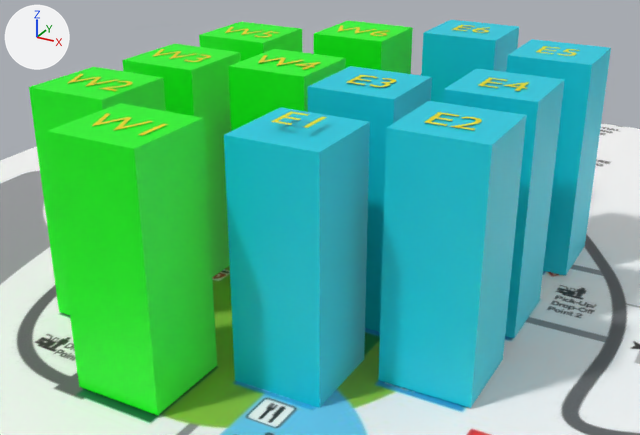
Renders of the glTF model public/models/campus.glb from each side of a commit.
One viewpoint serves both versions: a camera (50 mm lens) standing at (8.51, -18.31, 9.63) and looking at (-0.11, -2.63, 1.79). The axes (+X, +Y, +Z) are drawn at upper left. The lights are the same throughout. The picture after the commit comes second. Where no turn or scale is listed for an object, it has been applied to the vertices.

The older version as bpy lines, for what is in view:
```python
ob_cube_004 = bpy.data.objects.new('Cube.004', me_cube_005)
ob_cube_004.location = (-1.24, -7.32, 3.07)
ob_text = bpy.data.objects.new('Text', me_text)
ob_text.location = (-1.94, -7.71, 5.08)
ob_text_001 = bpy.data.objects.new('Text.001', me_text_001)
ob_text_001.location = (-4.38, -5.71, 5.03)
ob_text_002 = bpy.data.objects.new('Text.002', me_text_002)
ob_text_002.location = (-4.34, -3.12, 5.03)
ob_text_003 = bpy.data.objects.new('Text.003', me_text_003)
ob_text_003.location = (-4.35, -0.3, 5.02)
ob_text_004 = bpy.data.objects.new('Text.004', me_text_004)
ob_text_004.location = (-1.98, 1.17, 5.03)
ob_text_005 = bpy.data.objects.new('Text.005', me_text_005)
ob_text_005.location = (0.66, 2.59, 5.06)
ob_text_006 = bpy.data.objects.new('Text.006', me_text_006)
ob_text_006.location = (3.17, 1.25, 5.05)
ob_text_007 = bpy.data.objects.new('Text.007', me_text_007)
ob_text_007.location = (-1.96, -2.53, 5.04)
# also in view: 'Plane' at (0.0, 0.0, 0.0); 'Cube.009' at (1.13, -5.67, 2.4); 'Cube' at (-3.53, -2.74, 2.51); 'Cube.008' at (3.51, -1.68, 2.54); 'Cube.010' at (3.71, 1.61, 2.54)
```
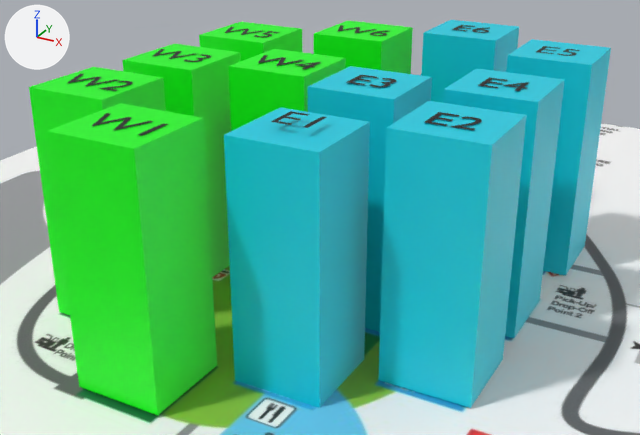
Pixel boxes (x1, y1, x2, y2) of what changed, in the pictures (640 x 435 px):
'Text', recoloured (darker)
    both: (92, 113, 168, 136)
'Text.010', recoloured (darker)
    both: (425, 112, 482, 130)
'Text.001', recoloured (darker)
    both: (68, 74, 132, 91)
'Text.009', recoloured (darker)
    both: (271, 111, 327, 128)
'Text.007', recoloured (darker)
    both: (258, 55, 321, 69)
'Text.011', recoloured (darker)
    both: (479, 77, 529, 91)
'Text.008', recoloured (darker)
    both: (347, 75, 396, 87)
'Text.002', recoloured (darker)
    both: (153, 49, 211, 62)
'Text.004', recoloured
    both: (338, 25, 387, 36)
'Text.006', recoloured
    both: (536, 46, 580, 56)
'Text.003', recoloured
    both: (225, 27, 280, 37)
'Text.005', recoloured
    both: (452, 25, 489, 33)

Edits to the bpy script that builds the scene:
```text
Change mat_material_006:
    mat_material_006.base_color: (0.799, 0.753, 0.0) -> (0.0, 0.0, 0.0)  # yellow #e7e100 -> black #000000
Change mat_material_007:
    mat_material_007.base_color: (0.799, 0.753, 0.0) -> (0.0, 0.0, 0.0)  # yellow #e7e100 -> black #000000
Change mat_material_008:
    mat_material_008.base_color: (0.799, 0.753, 0.0) -> (0.0, 0.0, 0.0)  # yellow #e7e100 -> black #000000
Change mat_material_009:
    mat_material_009.base_color: (0.799, 0.753, 0.0) -> (0.00602, 0.00581, 0.0)  # yellow #e7e100 -> black #121100
Change mat_material_004:
    mat_material_004.base_color: (0.799, 0.753, 0.0) -> (0.00396, 0.00384, 0.0)  # yellow #e7e100 -> black #0d0c00
Change mat_material_015:
    mat_material_015.base_color: (0.799, 0.753, 0.0) -> (0.00272, 0.00265, 0.0)  # yellow #e7e100 -> black #090900
Change mat_material_014:
    mat_material_014.base_color: (0.799, 0.753, 0.0) -> (0.00117, 0.00114, 0.0)  # yellow #e7e100 -> black #040400
Change mat_material_005:
    mat_material_005.base_color: (0.799, 0.753, 0.0) -> (0.0, 0.0, 0.0)  # yellow #e7e100 -> black #000000
Change mat_material_010:
    mat_material_010.base_color: (0.799, 0.753, 0.0) -> (0.0, 0.0, 0.0)  # yellow #e7e100 -> black #000000
Change mat_material_011:
    mat_material_011.base_color: (0.799, 0.753, 0.0) -> (0.0, 0.0, 0.0)  # yellow #e7e100 -> black #000000
Change mat_material_012:
    mat_material_012.base_color: (0.799, 0.753, 0.0) -> (0.0, 0.0, 0.0)  # yellow #e7e100 -> black #000000
Change mat_material_013:
    mat_material_013.base_color: (0.799, 0.753, 0.0) -> (0.0, 0.0, 0.0)  # yellow #e7e100 -> black #000000
```
